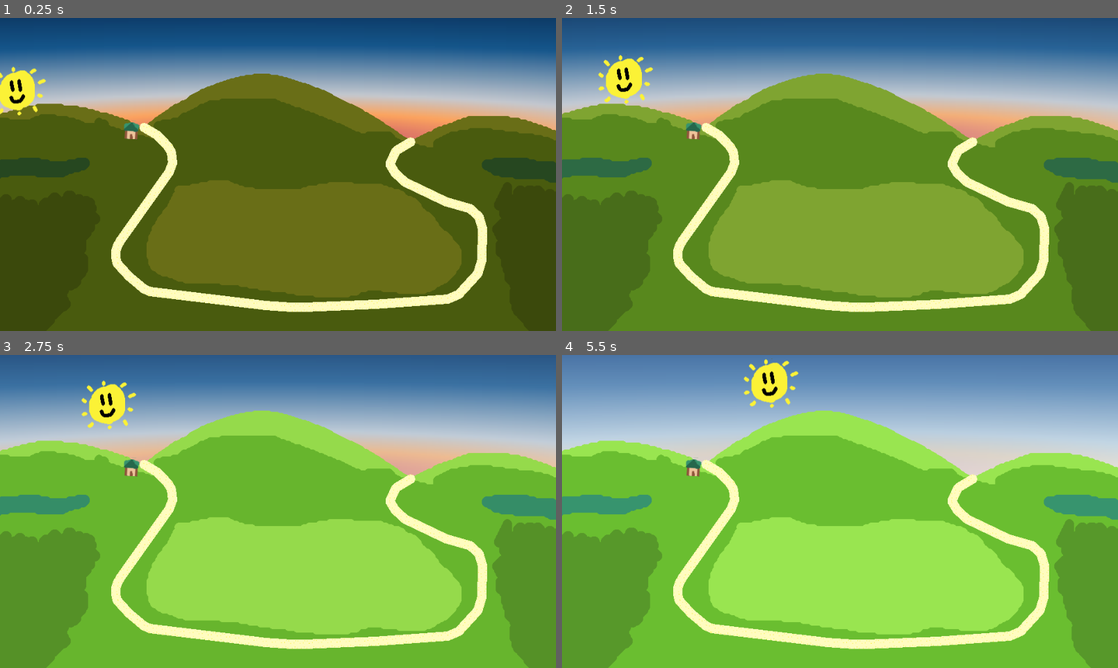
Above: before the commit, frames 1-4 (two rows, left to right).
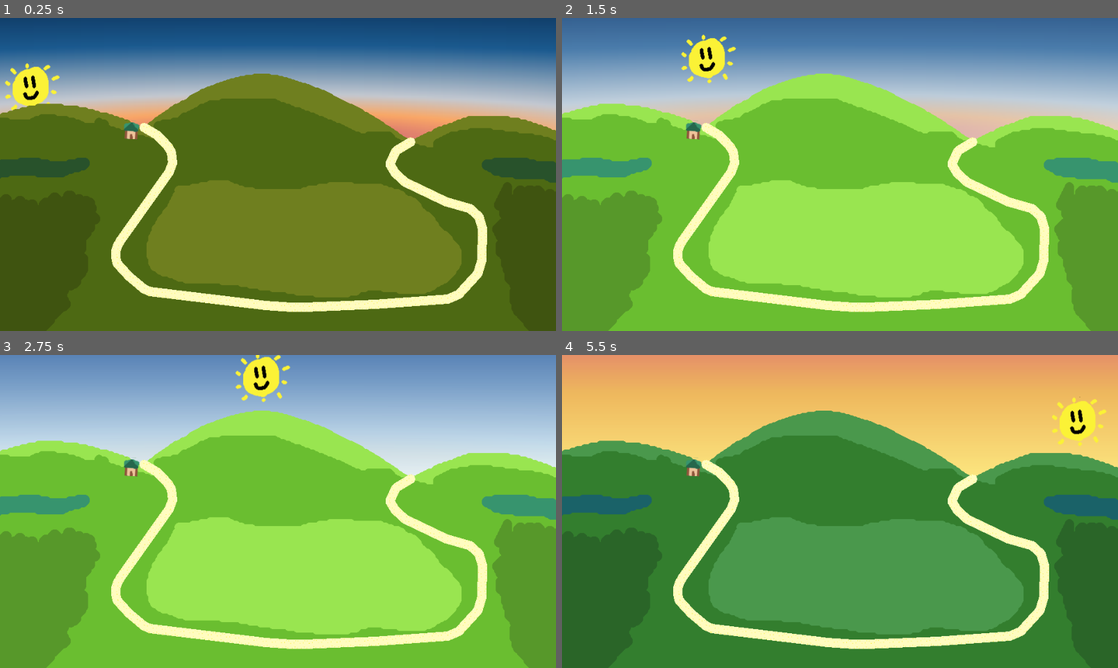
Above: after the commit, the same moments.

Repository: TheEyeOfBrows/conveyed
Game: Godot game, scene res://scenes/main.tscn
Two runs of this game, one before a commit and one after it. Both use one fixed random seed, a clock stepped at 60 frames per second and the inputs below.
Inputs:
- Up to frame 1 (0.25 s): no input
- Up to frame 2 (1.5 s): no input
- Up to frame 3 (2.75 s): no input
- Up to frame 4 (5.5 s): no input

The runs differ from the first frame. In frame 1, 0.8% of the frame differs, in the area x 0-11%, y 14-32%; in frame 2, 84%; in frame 3, 22%; in frame 4, 96%, in the area x 0-100%, y 0-100%.

Commit message:
evening

Diff:
--- a/Conveyed/project.godot
+++ b/Conveyed/project.godot
@@ -14,6 +14,7 @@
 run/main_scene="res://scenes/main.tscn"
 config/features=PackedStringArray("4.1", "Mobile")
 config/icon="res://icon.svg"
+config/movie_file=""
 
 [display]
 
@@ -23,6 +24,10 @@
 mouse_cursor/custom_image="res://assets/cursor.png"
 mouse_cursor/custom_image_hotspot=Vector2(14, 7)
 
+[editor]
+
+movie_writer/movie_file="/home/pfewtrel/project/Conveyed/Conveyed/builds/movie/movie.avi"
+
 [rendering]
 
 textures/canvas_textures/default_texture_repeat=1
--- a/Conveyed/scenes/main.tscn
+++ b/Conveyed/scenes/main.tscn
@@ -46,6 +46,7 @@
 [node name="Main" type="Node2D"]
 script = ExtResource("1_a3xh3")
 time = 0.0
+game_length = 5.935
 
 [node name="Sky_Morning" type="TextureRect" parent="."]
 z_index = -100
@@ -79,13 +80,12 @@
 texture = ExtResource("1_edbed")
 
 [node name="SunPath" type="Path2D" parent="."]
-z_index = 900
+z_index = -1
 curve = SubResource("Curve2D_eix60")
 
 [node name="Sun" type="PathFollow2D" parent="SunPath"]
-position = Vector2(573.45, 40.934)
+position = Vector2(14, 127)
 rotation = -0.254817
-progress = 569.824
 rotates = false
 
 [node name="SunSprite" type="AnimatedSprite2D" parent="SunPath/Sun"]
Binary file added: Conveyed/assets/Sheep01.png
Not shown, added: Conveyed/assets/Sheep01.png.import
Binary file added: Conveyed/assets/Sheep01_wide.png
Not shown, added: Conveyed/assets/Sheep01_wide.png.import
